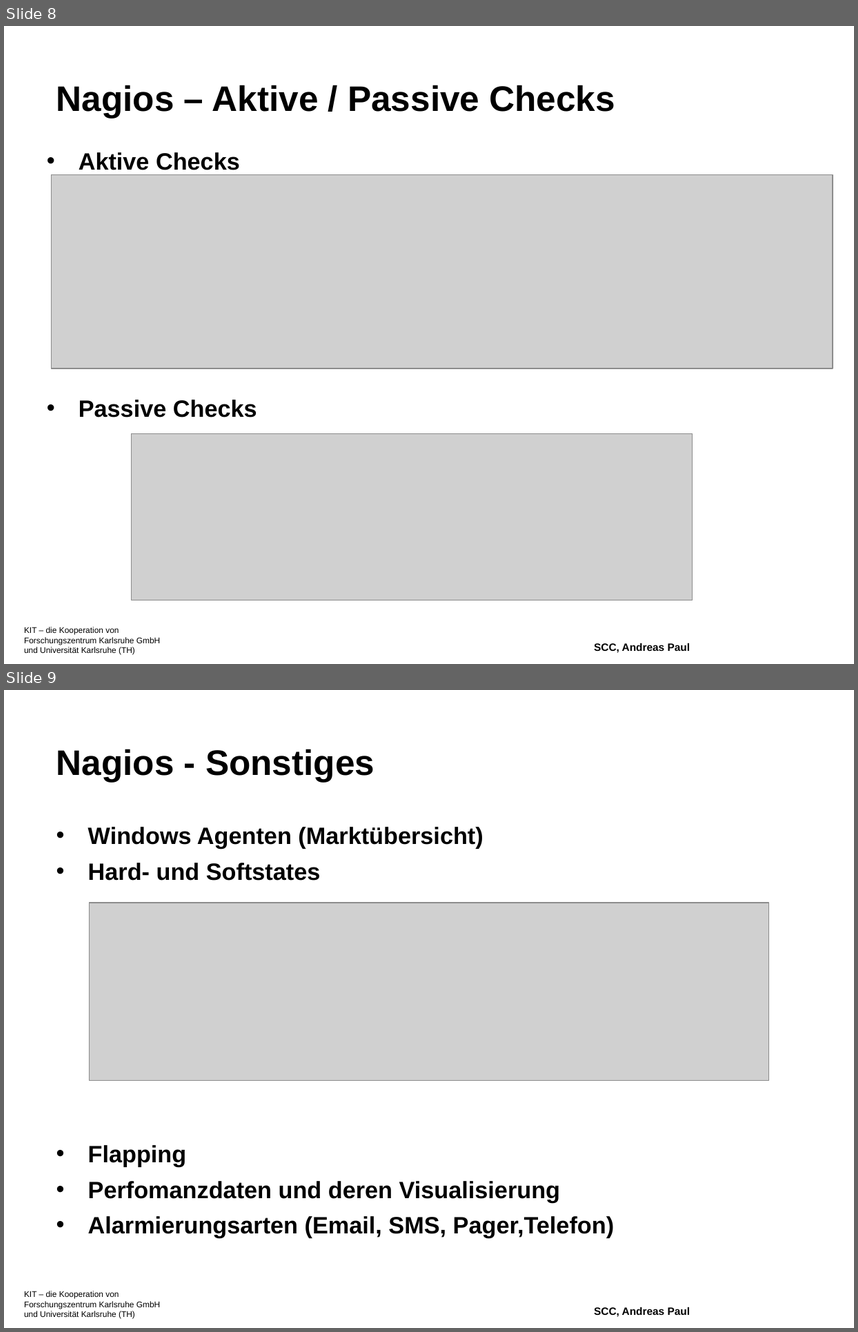
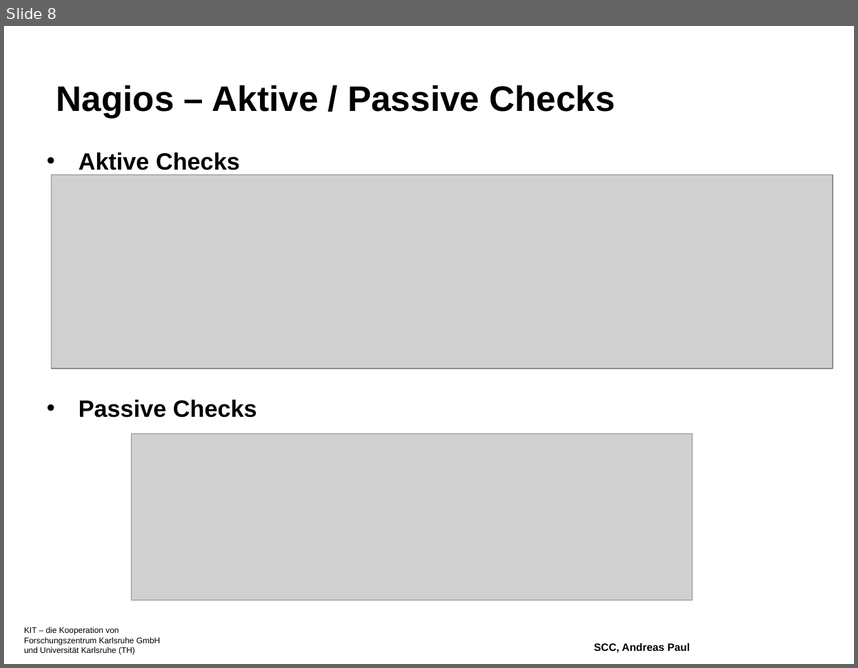
Before and after one commit to xorpaul/bachelorthesis-nagios, a slide deck: ppt/bachthesis-präsi-10-Aug-2009.odp. Shown one above the other, each under a label of ours: slides 8 and 9 before the commit, slide 8 after it. The pictures are 858x1332 and 858x668 pixels, drawn with LibreOffice and Linux fonts; fonts in the diff are those of the drawing; grey boxes stand for pictures; background and template pictures are left out. Boxes give left, top, right and bottom in pixels: in the first picture for what was removed or moved away, otherwise in the second. Text is boxed around its words. In the diff, an @@ line names an element or a change of style, - is before the commit and + after.

```diff
--- a/ppt/bachthesis-präsi-10-Aug-2009.odp
+++ b/ppt/bachthesis-präsi-10-Aug-2009.odp
@@ slide 9 removed at [4,690,854,1328], background picture (left out); not listed: 1 template element that a slide beside it also shows @@
@@ title removed at [56,749,375,782] @@
-Nagios - Sonstiges
@@ text removed at [88,827,614,1237] @@
-• Windows Agenten (Marktübersicht)
-• Hard- und Softstates
-• Flapping
-• Perfomanzdaten und deren Visualisierung
-• Alarmierungsarten (Email, SMS, Pager,Telefon)
@@ picture removed at [89,903,769,1080] @@
@@ page number removed at [514,1072,844,1320] @@
-9
@@ text removed at [594,1306,691,1317] @@
-SCC, Andreas Paul
```
Also in this commit, not shown: 1 slide changed, 2 slides added, 37 other files.
